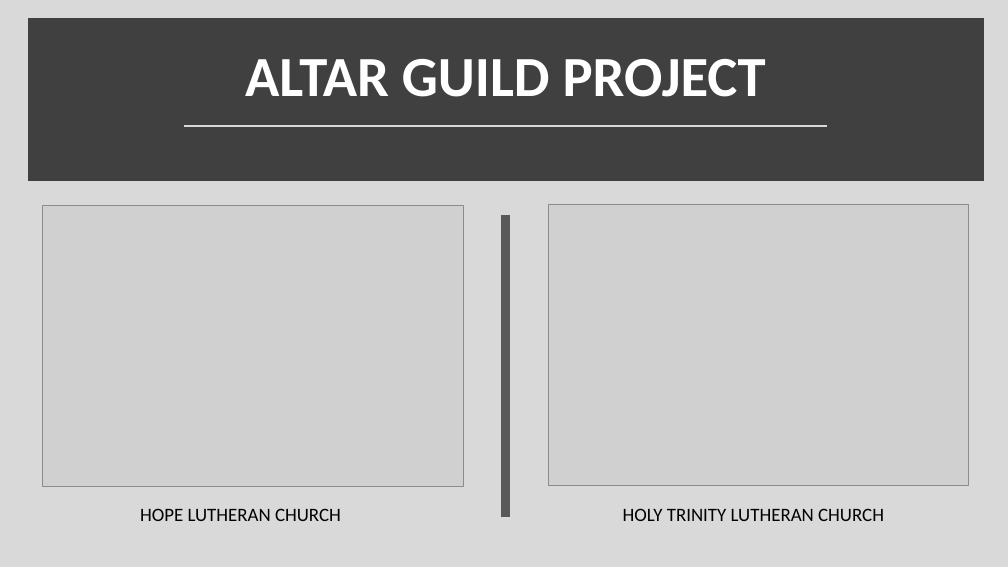
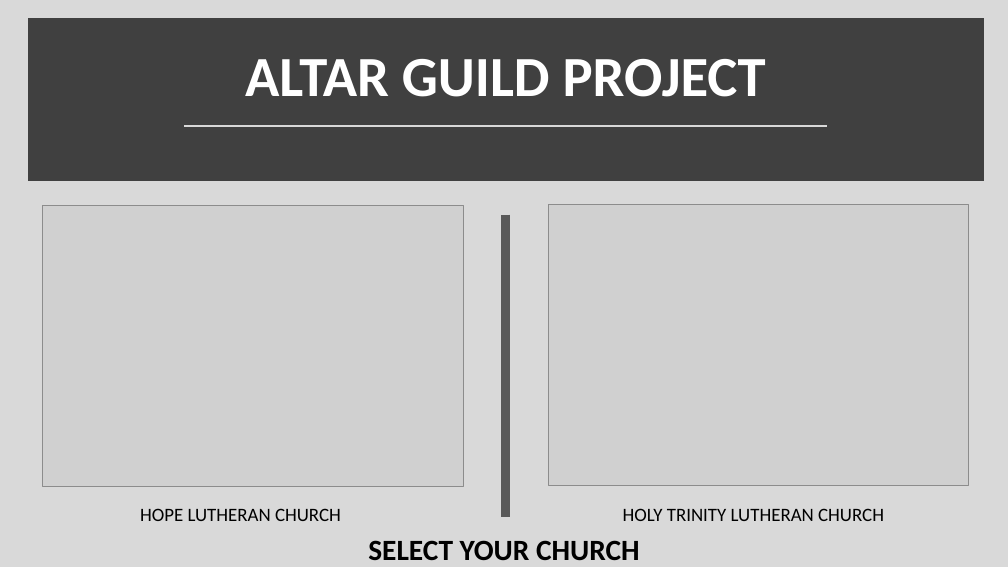
Before and after one commit to harishvavilala/Betterhappo, a slide deck: slide 1 of Powerpoints/BannerManagment.pptx. Drawn at 1008x567 pixels with LibreOffice and Linux fonts; fonts in the diff are those of the drawing; grey boxes stand for pictures. Boxes give left, top, right and bottom in pixels: in the first picture for what was removed or moved away, otherwise in the second. Text is boxed around its words. In the diff, an @@ line names an element or a change of style, - is before the commit and + after.

Commit message:
update

```diff
--- a/Powerpoints/BannerManagment.pptx
+++ b/Powerpoints/BannerManagment.pptx
@@ text added at (x1=368, y1=540, x2=640, y2=561), 28 pt, text #000000, bold @@
+SELECT YOUR CHURCH
```
